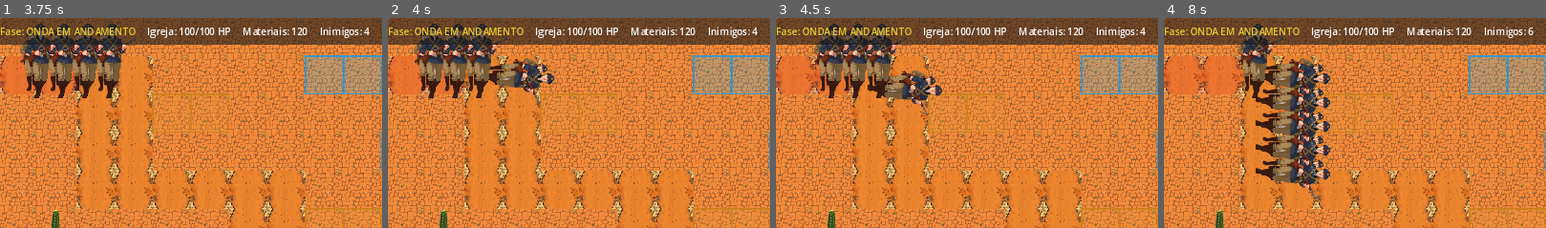
Above: before the commit, frames 1-4 (left to right).
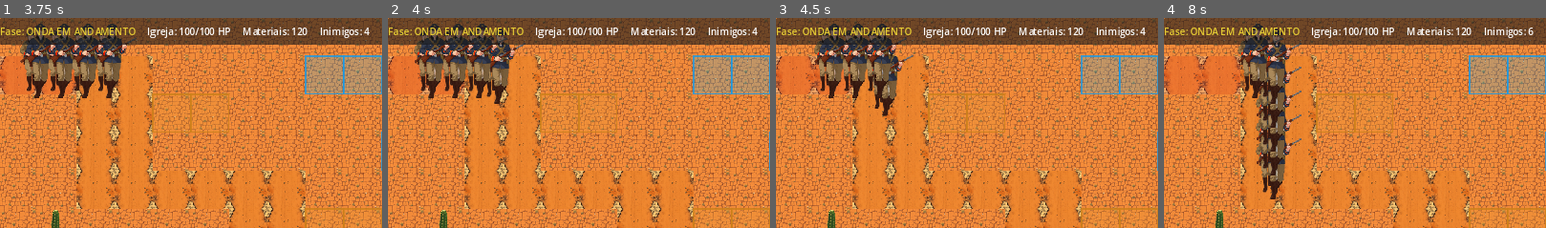
Above: after the commit, the same moments.

Repository: Chneto/CANUDOS-TD
Game: Godot game, scene res://scenes/map/map.tscn
Two runs of this game, one before a commit and one after it. Both use one fixed random seed, a clock stepped at 60 frames per second and the inputs below.
Inputs (mouse positions are % of the whole screen's width and height, from its top left):
- Up to frame 1 (3.75 s): click "Iniciar Combate" at 0.5 s; click "Atirador Jagunço (60 M)" at 1.25 s; click "Barricada de Taipa (40 M)" at 2 s; click "Atirador Jagunço (60 M)" at 2.75 s; click "Barricada de Taipa (40 M)" at 3.5 s
- Up to frame 2 (4 s): no input
- Up to frame 3 (4.5 s): click "Atirador Jagunço (60 M)" at 4.25 s
- Up to frame 4 (8 s): click "Barricada de Taipa (40 M)" at 5 s; move the mouse to (72, 45) at 5.77 s; click (72, 45) at 5.92 s; move the mouse to (30, 55) at 6.52 s; click (30, 55) at 6.67 s; move the mouse to (60, 28) at 7.27 s; click (60, 28) at 7.42 s
The pictures show only the part of the screen within x 0-50%, y 0-50%; the shares and areas given below are measured in that part.

Frame 1 is identical in both runs. In frame 2, 2.7% of the frame differs, in the area x 24-44%, y 5-41%; in frame 3, 2.2%; in frame 4, 9.7%, in the area x 24-44%, y 5-87%.

Commit message:
fix(enemy): keep the soldier upright along the route (T17)
PathFollow2D rotates its children by default, so the 3/4 soldier sprite
lay on its side (90°) on every vertical stretch of the route.

Co-Authored-By: Claude Opus 5.5 <noreply@anthropic.com>

Diff:
--- a/scripts/systems/enemy.gd
+++ b/scripts/systems/enemy.gd
@@ -36,6 +36,8 @@
 func _ready() -> void:
 	add_to_group("enemies")
 	loop = false
+	# Sprites 3/4 ficam em pé; sem isso a PathFollow2D deita o soldado nos trechos verticais.
+	rotates = false
 	_path = get_parent() as Path2D
 	if definition == null or game_manager == null or _path == null or _path.curve == null:
 		push_error("Enemy precisa de definição, GameManager e Path2D pai")
